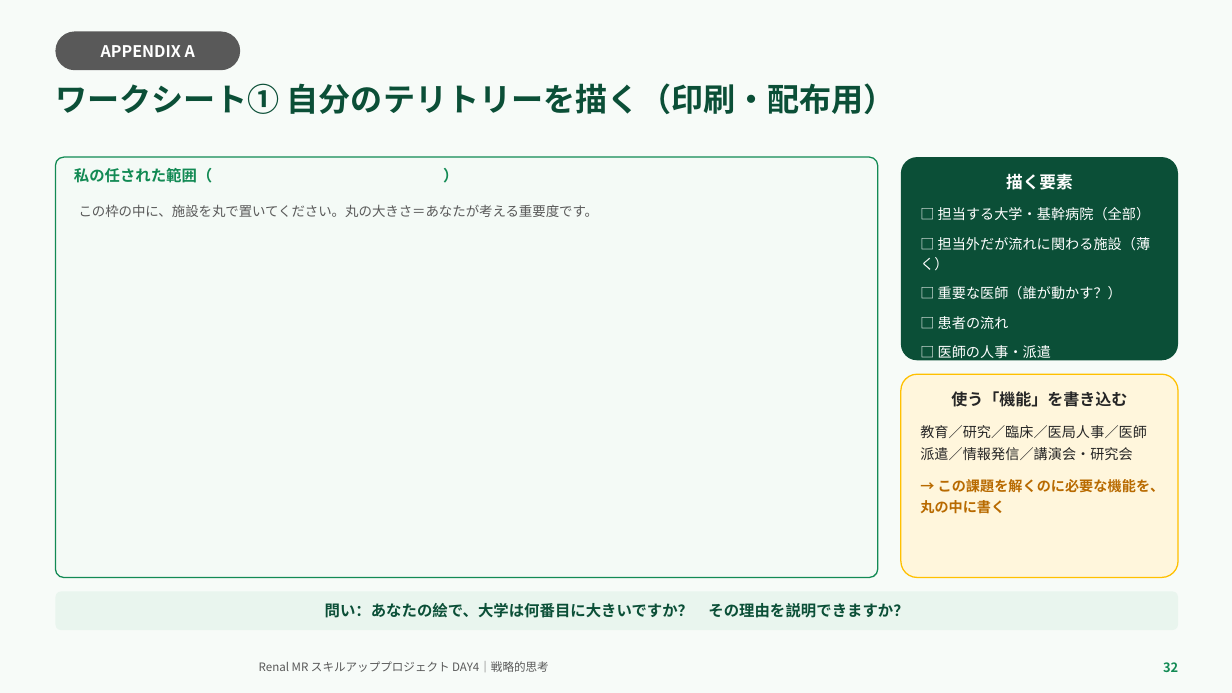
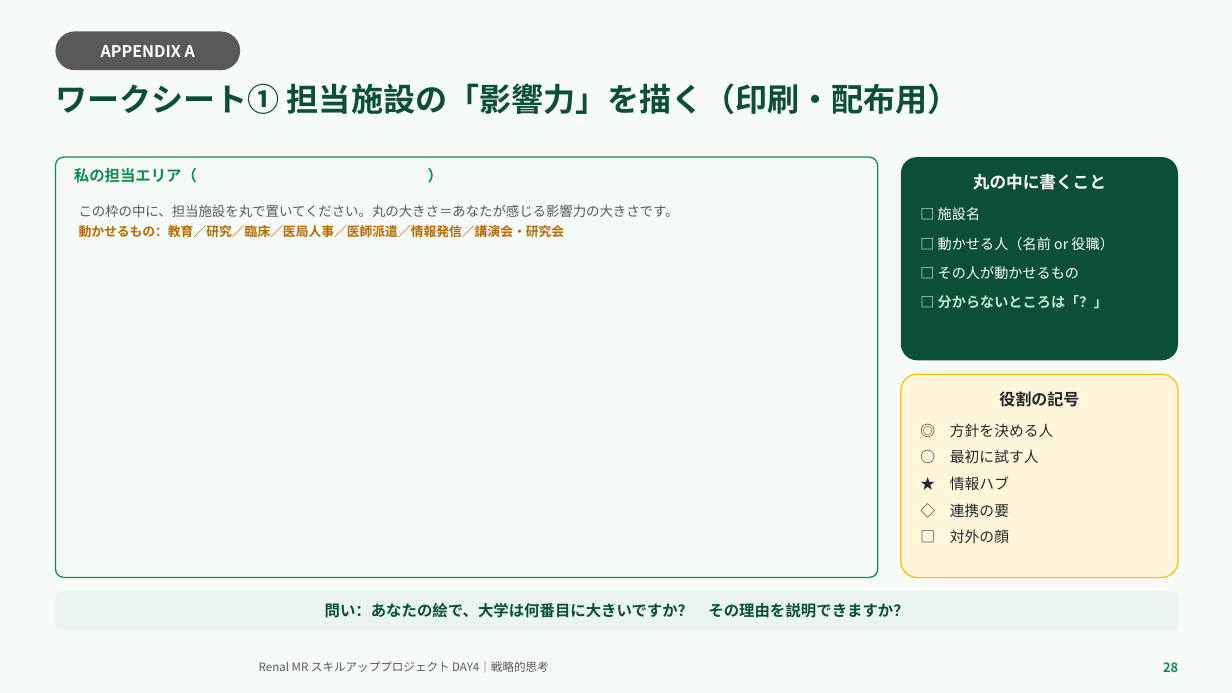
Before and after one commit to TAKUYA-1187/Claude, a slide deck: slide 28 of novartis_training/DAY4_ちょっと分かるだけで世界が変わる.pptx (slide 32 before the commit). Drawn at 1232x693 pixels with LibreOffice and Linux fonts; fonts in the diff are those of the drawing; background and template pictures are left out. Boxes give left, top, right and bottom in pixels: in the first picture for what was removed or moved away, otherwise in the second. Text is boxed around its words. In the diff, an @@ line names an element or a change of style, - is before the commit and + after.

```diff
--- a/novartis_training/DAY4_ちょっと分かるだけで世界が変わる.pptx
+++ b/novartis_training/DAY4_ちょっと分かるだけで世界が変わる.pptx
@@ text at (55,83,960,114): text changed @@
-ワークシート① 自分のテリトリーを描く（印刷・配布用）
+ワークシート① 担当施設の「影響力」を描く（印刷・配布用）
@@ text at (74,168,197,183): text changed @@
-私の任された範囲（ ）
+私の担当エリア（ ）
@@ text in rounded rectangle at (938,173,1113,309): text changed @@
-描く要素
-□ 担当する大学・基幹病院（全部）
-□ 担当外だが流れに関わる施設（薄く）
-□ 重要な医師（誰が動かす？）
-□ 患者の流れ
-□ 医師の人事・派遣
-□ 情報・診療方針の流れ
+丸の中に書くこと
+□ 施設名
+□ 動かせる人（名前 or 役職）
+□ その人が動かせるもの
+□ 分からないところは「？」
@@ text at (79,204,679,238): text changed @@
-この枠の中に、施設を丸で置いてください。丸の大きさ＝あなたが考える重要度です。
+この枠の中に、担当施設を丸で置いてください。丸の大きさ＝あなたが感じる影響力の大きさです。
+動かせるもの：教育／研究／臨床／医局人事／医師派遣／情報発信／講演会・研究会
@@ text in rounded rectangle at (950,391,1079,543): text changed; size 11 to 11.5 pt; bold off @@
-使う「機能」を書き込む
-教育／研究／臨床／医局人事／医師派遣／情報発信／講演会・研究会
-→ この課題を解くのに必要な機能を、丸の中に書く
+役割の記号
+◎ 方針を決める人
+○ 最初に試す人
+★ 情報ハブ
+◇ 連携の要
+□ 対外の顔
@@ text at (1163,662,1178,672): text changed @@
-32
+28
```
Also in this commit, not shown: 23 other slides changed, 2 slides added, 6 slides removed, 2 other files.
